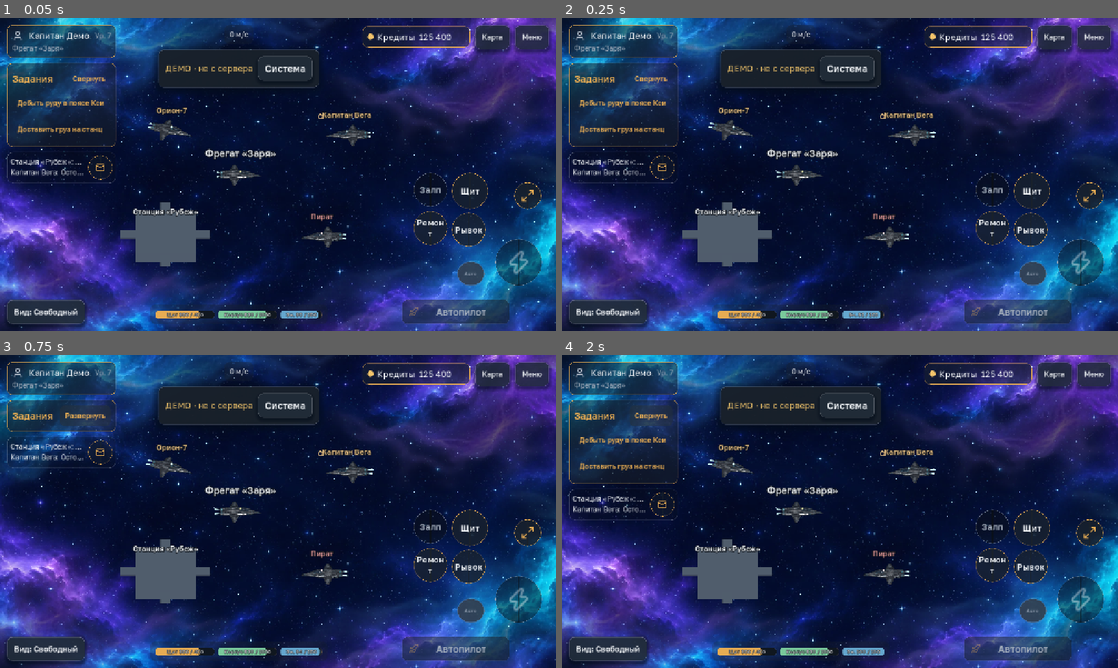
Above: before the commit, frames 1-4 (two rows, left to right).
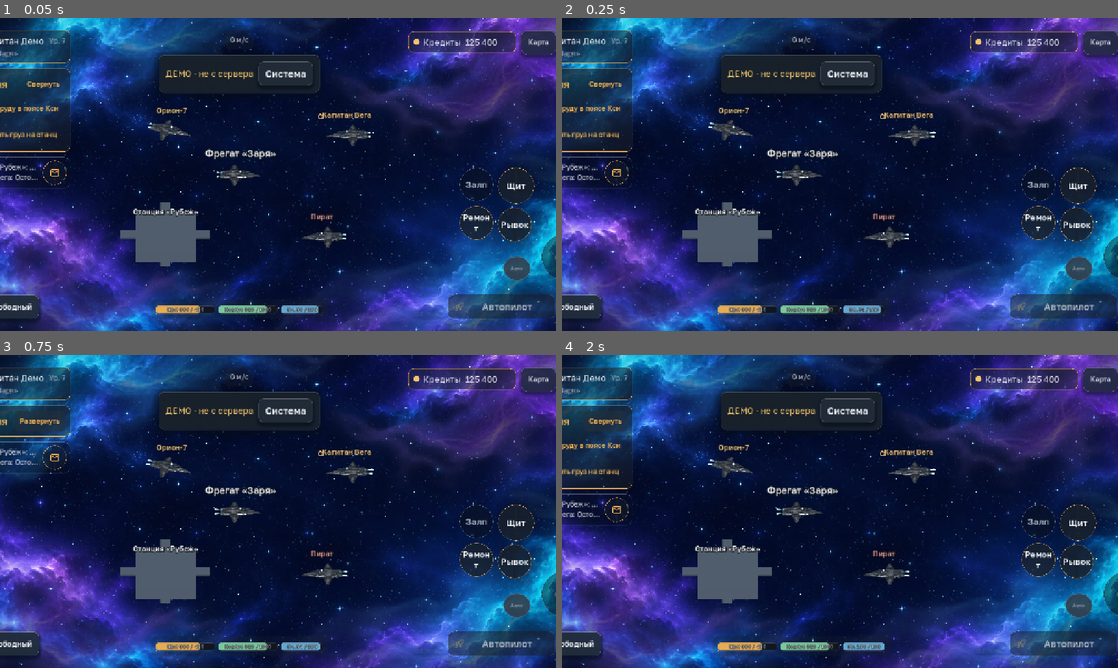
Above: after the commit, the same moments.

Repository: maillunex-lang/CosmocRPG
Game: Godot game, scene res://scenes/space.tscn
Same seed, same stepped clock (60 frames per second), same inputs: the game is played once before the commit and once after it. This scene is started directly instead of the project's main scene.
Inputs:
- Up to frame 1 (0.05 s): no input
- Up to frame 2 (0.25 s): no input
- Up to frame 3 (0.75 s): click "Свернуть" at 0.5 s
- Up to frame 4 (2 s): click "Развернуть" at 1.25 s

The runs differ from the first frame. In frame 1, 15% of the frame differs, in the area x 0-100%, y 2-100%; in frame 2, 15%; in frame 3, 15%; in frame 4, 15%.

Commit message:
fix: keep HUD inside safe screen bounds

Diff:
--- a/client/scenes/hud.tscn
+++ b/client/scenes/hud.tscn
@@ -40,6 +40,7 @@
 grow_vertical = 2
 mouse_filter = 2
 script = ExtResource("2")
+min_margin = 28
 
 [node name="Columns" type="HBoxContainer" parent="SafeArea"]
 layout_mode = 2
--- a/client/scripts/ui/hud.gd
+++ b/client/scripts/ui/hud.gd
@@ -326,6 +326,14 @@
 	var narrow: bool = w < 820.0
 	var left_w: float = 214.0 if not compact else 176.0
 	var right_w: float = 248.0 if not compact else 208.0
+	var columns := get_node("SafeArea/Columns") as HBoxContainer
+	var left_stack := columns.get_node("LeftStack") as Control
+	var center_stack := columns.get_node("CenterStack") as Control
+	var right_stack := columns.get_node("RightStack") as Control
+	columns.add_theme_constant_override("separation", 8)
+	left_stack.custom_minimum_size.x = left_w
+	right_stack.custom_minimum_size.x = right_w
+	center_stack.custom_minimum_size.x = maxf(220.0, w - left_w - right_w - 56.0)
 	_profile_card.custom_minimum_size.x = left_w
 	_quests_card.custom_minimum_size.x = left_w
 	_chat_card.custom_minimum_size.x = left_w
